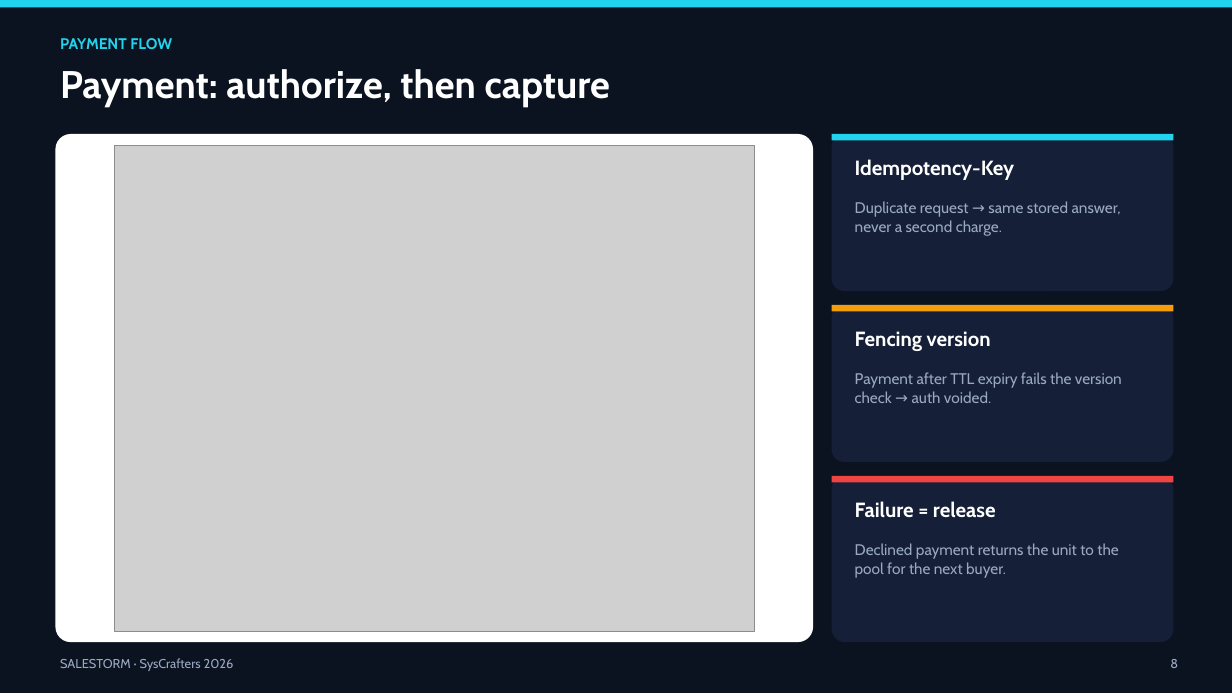
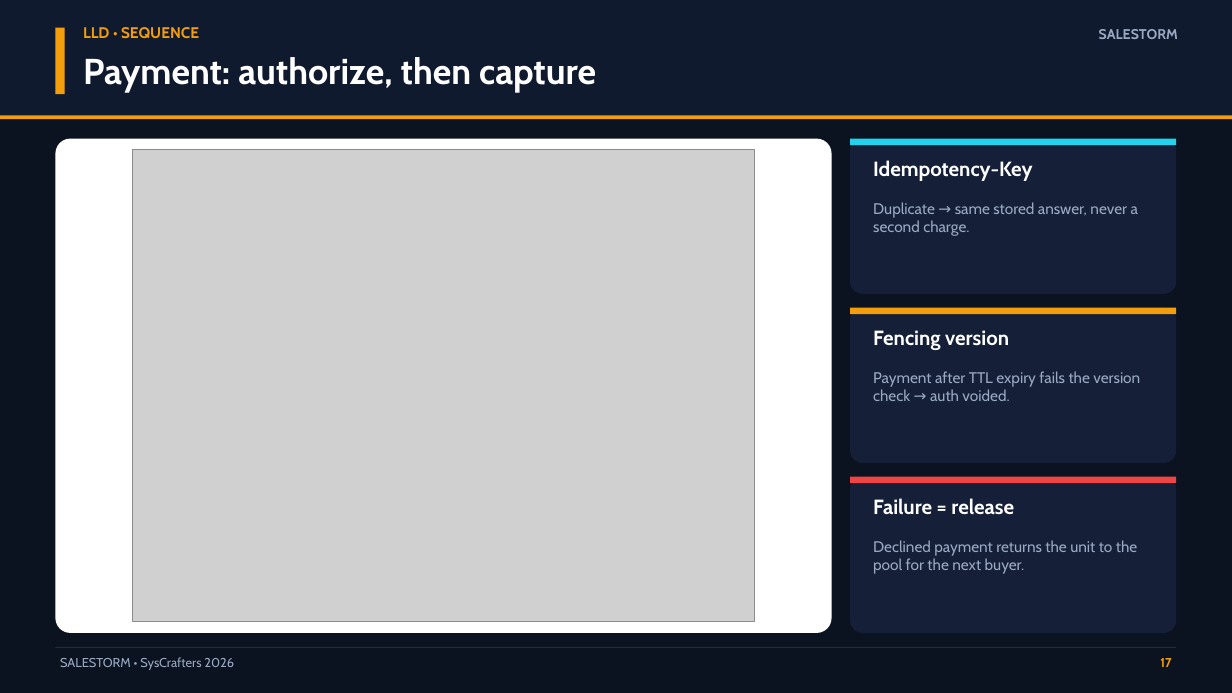
Before and after one commit to sivaangayarkanni/SalesStrom-Ecommerce-platform, a slide deck: slide 17 of 12_Presentation/SALESTORM_Final_Presentation.pptx (slide 8 before the commit). Drawn at 1232x693 pixels with LibreOffice and Linux fonts; fonts in the diff are those of the drawing; grey boxes stand for pictures. Boxes give left, top, right and bottom in pixels: in the first picture for what was removed or moved away, otherwise in the second. Text is boxed around its words. In the diff, an @@ line names an element or a change of style, - is before the commit and + after.

```diff
--- a/12_Presentation/SALESTORM_Final_Presentation.pptx
+++ b/12_Presentation/SALESTORM_Final_Presentation.pptx
@@ rectangle resized from (x1=0, y1=0, x2=1232, y2=7) to (x1=0, y1=0, x2=1232, y2=116) @@
@@ rectangle at (x1=0, y1=0, x2=1232, y2=116): fill #22D3EE to #101A2E @@
@@ rectangle added at (x1=55, y1=28, x2=65, y2=94), fill #F59E0B @@
@@ text added at (x1=83, y1=27, x2=199, y2=39), 12 pt, text #F59E0B, bold @@
+LLD • SEQUENCE
@@ text added at (x1=1099, y1=29, x2=1178, y2=39), 11 pt, text #9AA8C2, bold @@
+SALESTORM
@@ text removed at (x1=60, y1=38, x2=172, y2=49) @@
-PAYMENT FLOW
@@ text "Payment: authorize, then capture" moved from (x1=60, y1=69, x2=610, y2=107) to (x1=83, y1=57, x2=596, y2=93) @@
@@ text "Payment: authorize, then capture" at (x1=83, y1=57, x2=596, y2=93): size 30 to 28 pt @@
@@ rectangle added at (x1=0, y1=116, x2=1232, y2=119), fill #F59E0B @@
@@ rounded rectangle resized from (x1=55, y1=134, x2=813, y2=642) to (x1=55, y1=139, x2=832, y2=633) @@
@@ rounded rectangle resized from (x1=832, y1=134, x2=1174, y2=291) to (x1=850, y1=139, x2=1177, y2=294) @@
@@ rectangle resized from (x1=832, y1=134, x2=1174, y2=140) to (x1=850, y1=139, x2=1177, y2=145) @@
@@ picture resized from (x1=115, y1=145, x2=754, y2=631) to (x1=133, y1=150, x2=754, y2=622) @@
@@ text "Idempotency-Key" moved from (x1=855, y1=159, x2=1014, y2=180) to (x1=873, y1=160, x2=1032, y2=181) @@
@@ text at (x1=873, y1=202, x2=1138, y2=236): text changed @@
-Duplicate request → same stored answer, never a second charge.
+Duplicate → same stored answer, never a second charge.
@@ rounded rectangle resized from (x1=832, y1=305, x2=1174, y2=462) to (x1=850, y1=308, x2=1177, y2=463) @@
@@ rectangle resized from (x1=832, y1=305, x2=1174, y2=311) to (x1=850, y1=308, x2=1177, y2=314) @@
@@ text "Fencing version" moved from (x1=855, y1=331, x2=991, y2=351) to (x1=873, y1=330, x2=1009, y2=350) @@
@@ text "Payment after TTL expiry fails ..." moved from (x1=855, y1=372, x2=1122, y2=403) to (x1=873, y1=371, x2=1140, y2=401) @@
@@ rectangle resized from (x1=832, y1=476, x2=1174, y2=482) to (x1=850, y1=477, x2=1177, y2=483) @@
@@ rounded rectangle resized from (x1=832, y1=476, x2=1174, y2=642) to (x1=850, y1=477, x2=1177, y2=633) @@
@@ text "Failure = release" moved from (x1=855, y1=501, x2=996, y2=518) to (x1=873, y1=498, x2=1014, y2=515) @@
@@ text "Declined payment returns the unit ..." moved from (x1=855, y1=543, x2=1118, y2=578) to (x1=873, y1=540, x2=1137, y2=574) @@
@@ rectangle added at (x1=55, y1=647, x2=1177, y2=648), fill #1E2B48 @@
@@ text at (x1=60, y1=657, x2=234, y2=670): text changed @@
-SALESTORM · SysCrafters 2026
+SALESTORM • SysCrafters 2026
@@ text added at (x1=1160, y1=658, x2=1171, y2=667), 10 pt, text #F59E0B, bold @@
+17
@@ text removed at (x1=1170, y1=659, x2=1178, y2=668) @@
-8
```
Also in this commit, not shown: 7 other slides changed, 25 slides added, 10 slides removed, 2 other files.
